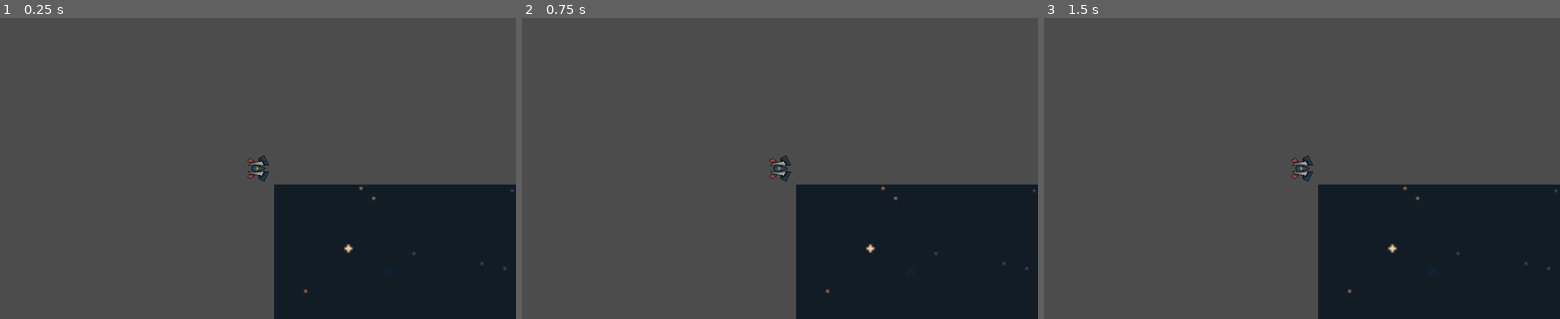
Above: before the commit, frames 1-3 (left to right).
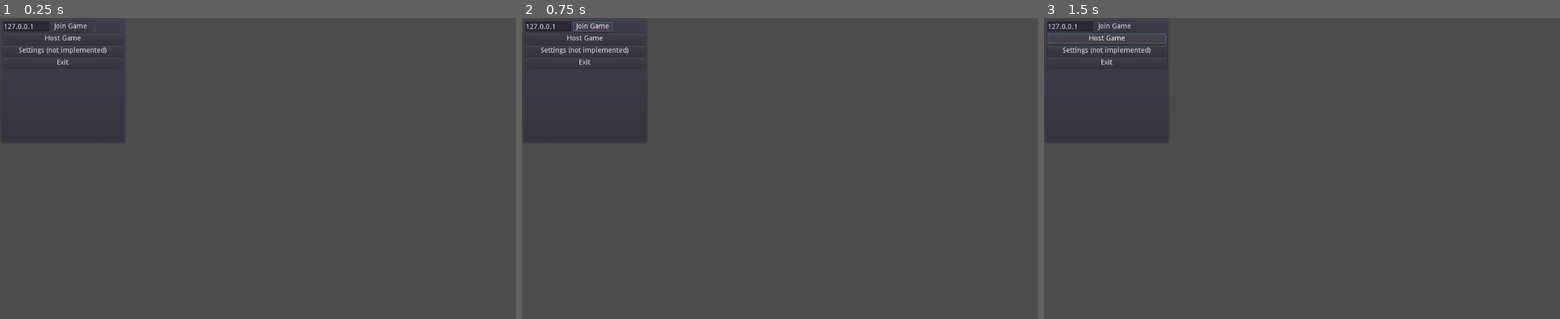
Above: after the commit, the same moments.

Repository: sL0C/LittleSpaceGame
Game: Godot game, scene res://ui/lobby/MainMenu.tscn
The game is run twice, just before and just after one commit, with the same random seed, the same clock (stepped at 60 frames per second) and the same inputs. Before the commit the project starts from res://Main.tscn.
Inputs (mouse positions are in pixels of both pictures, inside the frame that each line leads up to):
- Up to frame 1 (0.25 s): no input
- Up to frame 2 (0.75 s): click (594, 27) at 0.5 s, where only the run after the commit has a clickable "Join Game"
- Up to frame 3 (1.5 s): click (1105, 39) at 1.25 s, where only the run after the commit has a clickable "Host Game"

The runs differ from the first frame. In frame 1, 22% of the frame differs, in the area x 0-100%, y 0-100%; in frame 2, 22%; in frame 3, 22%.
Error before the commit: Parse Error: Expected a constant expression. (res://src/image_database.gd:3)
Error after the commit: Attempt to call function 'instance' in base 'null instance' on a null instance. (res://managers/network_manager.gd:71)

Commit message:
Ops

Diff:
--- a/project.godot
+++ b/project.godot
@@ -14,8 +14,18 @@
 "language": "GDScript",
 "path": "res://src/actor.gd"
 }, {
+"base": "Node",
+"class": "Helpers",
+"language": "GDScript",
+"path": "res://src/helpers.gd"
+}, {
+"base": "Area2D",
+"class": "Projectile",
+"language": "GDScript",
+"path": "res://src/projectile.gd"
+}, {
 "base": "Resource",
-"class": "Projectile",
+"class": "ProjectileRes",
 "language": "GDScript",
 "path": "res://src/projectile_res.gd"
 }, {
@@ -26,21 +36,25 @@
 } ]
 _global_script_class_icons={
 "Actor": "",
+"Helpers": "",
 "Projectile": "",
+"ProjectileRes": "",
 "Weapon": ""
 }
 
 [application]
 
 config/name="Little Space"
-run/main_scene="res://Main.tscn"
+run/main_scene="res://ui/lobby/MainMenu.tscn"
 config/icon="res://icon.png"
 
 [autoload]
 
+Global="*res://src/global.gd"
+NetworkManager="*res://managers/network_manager.gd"
+SceneDatabase="*res://src/scene_database.gd"
+ImageDatabase="*res://src/image_database.gd"
 Settings="*res://src/settings.gd"
-ImageDatabase="*res://src/image_database.gd"
-NetworkManager="res://managers/network_manager.gd"
 
 [display]
 
--- /dev/null
+++ b/ui/lobby/MainMenu.tscn
@@ -0,0 +1,56 @@
+[gd_scene load_steps=2 format=2]
+
+[ext_resource path="res://ui/lobby/main_menu.gd" type="Script" id=1]
+
+[node name="MainMenu" type="PanelContainer"]
+anchor_right = 1.0
+anchor_bottom = 1.0
+margin_right = -774.0
+margin_bottom = -350.0
+script = ExtResource( 1 )
+
+[node name="VBoxContainer" type="VBoxContainer" parent="."]
+margin_left = 7.0
+margin_top = 7.0
+margin_right = 243.0
+margin_bottom = 243.0
+
+[node name="HBoxContainer" type="HBoxContainer" parent="VBoxContainer"]
+margin_right = 236.0
+margin_bottom = 20.0
+
+[node name="IPTextField" type="TextEdit" parent="VBoxContainer/HBoxContainer"]
+margin_right = 90.0
+margin_bottom = 20.0
+rect_min_size = Vector2( 90, 20 )
+text = "127.0.0.1"
+
+[node name="JoinGameButton" type="Button" parent="VBoxContainer/HBoxContainer"]
+margin_left = 94.0
+margin_right = 174.0
+margin_bottom = 20.0
+rect_min_size = Vector2( 80, 20 )
+text = "Join Game"
+
+[node name="HostGameButton" type="Button" parent="VBoxContainer"]
+margin_top = 24.0
+margin_right = 236.0
+margin_bottom = 44.0
+text = "Host Game"
+
+[node name="SettingsButton" type="Button" parent="VBoxContainer"]
+margin_top = 48.0
+margin_right = 236.0
+margin_bottom = 68.0
+text = "Settings (not implemented)"
+
+[node name="ExitButton" type="Button" parent="VBoxContainer"]
+margin_top = 72.0
+margin_right = 236.0
+margin_bottom = 92.0
+text = "Exit"
+
+[connection signal="pressed" from="VBoxContainer/HBoxContainer/JoinGameButton" to="." method="_on_JoinGameButton_pressed"]
+[connection signal="pressed" from="VBoxContainer/HostGameButton" to="." method="_on_HostGameButton_pressed"]
+[connection signal="pressed" from="VBoxContainer/SettingsButton" to="." method="_on_SettingsButton_pressed"]
+[connection signal="pressed" from="VBoxContainer/ExitButton" to="." method="_on_ExitButton_pressed"]
--- /dev/null
+++ b/ui/lobby/main_menu.gd
@@ -0,0 +1,21 @@
+extends PanelContainer
+
+onready var ip_text_field = find_node("IPTextField")
+func _ready():
+	pass # Replace with function body.
+
+func _on_HostGameButton_pressed():
+	NetworkManager.host_game()
+
+
+func _on_JoinGameButton_pressed():
+	var ip = ip_text_field.text
+	NetworkManager.join_game(ip)
+
+func _on_SettingsButton_pressed():
+	print("Not Implemented")
+	pass # Replace with function body.
+
+
+func _on_ExitButton_pressed():
+	get_tree().quit()
--- a/ui/main menu/MainMenu.tscn
+++ /dev/null
@@ -1,60 +0,0 @@
-[gd_scene load_steps=2 format=2]
-
-[ext_resource path="res://ui/main menu/main_menu.gd" type="Script" id=1]
-
-
-[node name="MainMenu" type="PanelContainer"]
-anchor_right = 1.0
-anchor_bottom = 1.0
-script = ExtResource( 1 )
-
-[node name="CenterContainer" type="CenterContainer" parent="."]
-margin_left = 7.0
-margin_top = 7.0
-margin_right = 1017.0
-margin_bottom = 593.0
-
-[node name="VBoxContainer" type="VBoxContainer" parent="CenterContainer"]
-margin_left = 411.0
-margin_top = 247.0
-margin_right = 598.0
-margin_bottom = 339.0
-
-[node name="HostGameButton" type="Button" parent="CenterContainer/VBoxContainer"]
-margin_right = 187.0
-margin_bottom = 20.0
-text = "Host Game"
-
-[node name="HBoxContainer" type="HBoxContainer" parent="CenterContainer/VBoxContainer"]
-margin_top = 24.0
-margin_right = 187.0
-margin_bottom = 44.0
-
-[node name="IPTextField" type="TextEdit" parent="CenterContainer/VBoxContainer/HBoxContainer"]
-margin_right = 106.0
-margin_bottom = 20.0
-rect_min_size = Vector2( 106, 0 )
-text = "127.0.0.1"
-
-[node name="JoinGameButton" type="Button" parent="CenterContainer/VBoxContainer/HBoxContainer"]
-margin_left = 110.0
-margin_right = 187.0
-margin_bottom = 20.0
-text = "Join Game"
-
-[node name="SettingsButton" type="Button" parent="CenterContainer/VBoxContainer"]
-margin_top = 48.0
-margin_right = 187.0
-margin_bottom = 68.0
-text = "Settings (not implemented)"
-
-[node name="ExitButton" type="Button" parent="CenterContainer/VBoxContainer"]
-margin_top = 72.0
-margin_right = 187.0
-margin_bottom = 92.0
-text = "Exit"
-
-[connection signal="pressed" from="CenterContainer/VBoxContainer/HostGameButton" to="." method="_on_HostGameButton_pressed"]
-[connection signal="pressed" from="CenterContainer/VBoxContainer/HBoxContainer/JoinGameButton" to="." method="_on_JoinGameButton_pressed"]
-[connection signal="pressed" from="CenterContainer/VBoxContainer/SettingsButton" to="." method="_on_SettingsButton_pressed"]
-[connection signal="pressed" from="CenterContainer/VBoxContainer/ExitButton" to="." method="_on_ExitButton_pressed"]
--- a/ui/main menu/main_menu.gd
+++ /dev/null
@@ -1,21 +0,0 @@
-extends PanelContainer
-#
-#
-#func _ready():
-#	pass # Replace with function body.
-#
-#func _on_HostGameButton_pressed():
-#	NetworkManager.host_game()
-#
-#
-#func _on_JoinGameButton_pressed():
-#	var ip = $CenterContainer/VBoxContainer/HBoxContainer/IPTextField.text
-#	NetworkManager.join_game(ip)
-#
-#func _on_SettingsButton_pressed():
-#	print("Not Implemented")
-#	pass # Replace with function body.
-#
-#
-#func _on_ExitButton_pressed():
-#	get_tree().quit()
